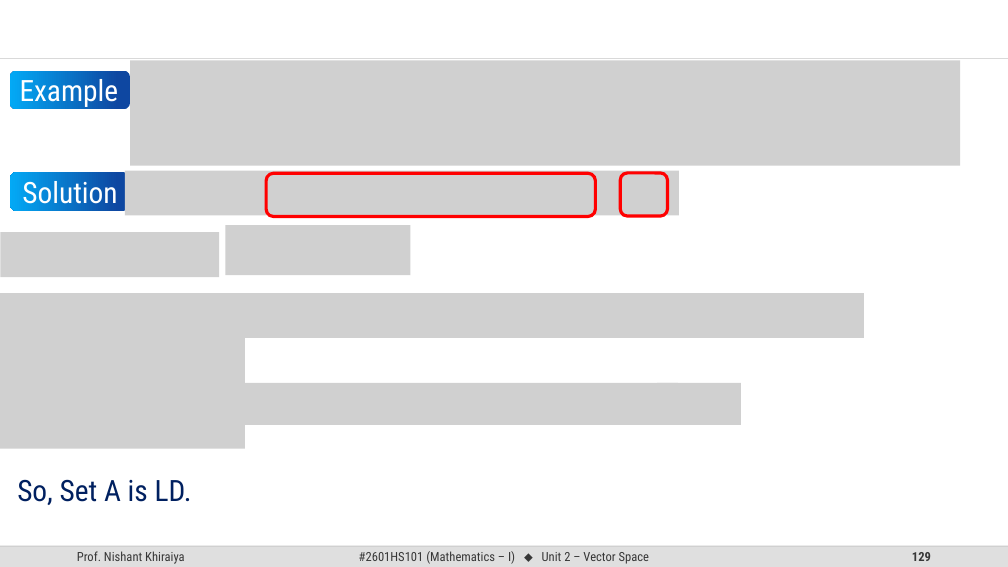
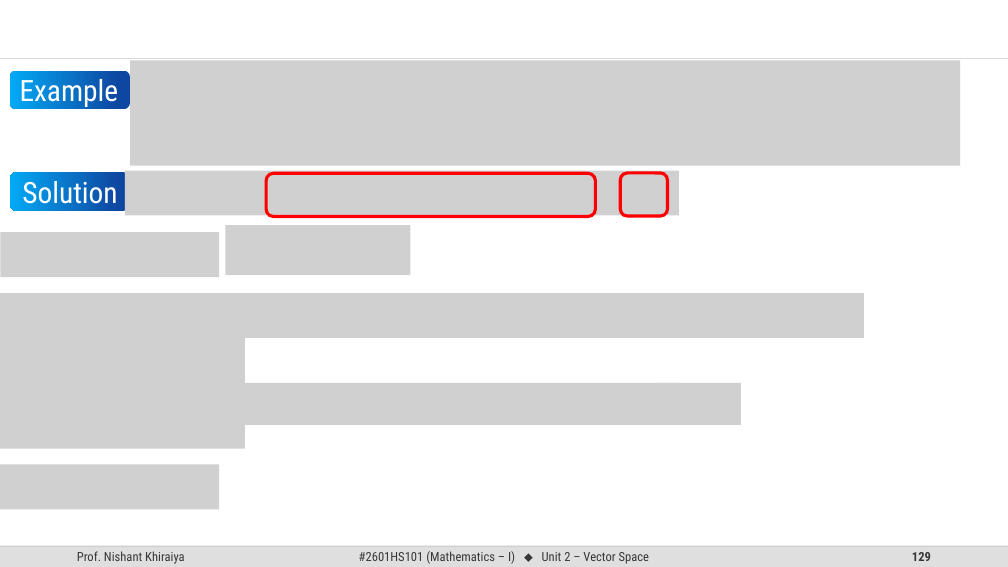
Before and after one commit to SiddharthTrivedi-2009/SEM-1, a slide deck: slide 129 of Material/MATHEMSTICS-1/Vector Space PPT.pptx. Drawn at 1008x567 pixels with LibreOffice and Linux fonts; fonts in the diff are those of the drawing; grey boxes stand for pictures; background and template pictures are left out. Boxes give left, top, right and bottom in pixels: in the first picture for what was removed or moved away, otherwise in the second. Text is boxed around its words. In the diff, an @@ line names an element or a change of style, - is before the commit and + after.

```diff
--- a/Material/MATHEMSTICS-1/Vector Space PPT.pptx
+++ b/Material/MATHEMSTICS-1/Vector Space PPT.pptx
@@ picture added at [0,464,219,509] @@
@@ text removed at [17,479,192,505] @@
-So, Set A is LD.
```
Also in this commit, not shown: 86 other slides changed, 5 slides added, 5 slides removed, 34 other files.
